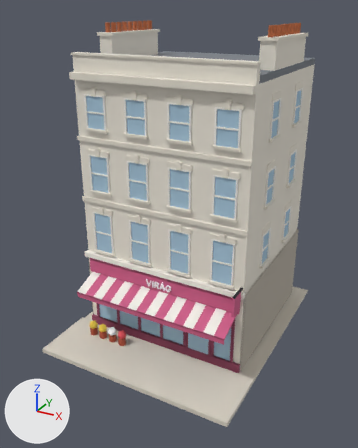
One commit to the FBX model Modeller/Binalar/Dukkan_genel_virag_Hafif.fbx: the scene before it, then after it.
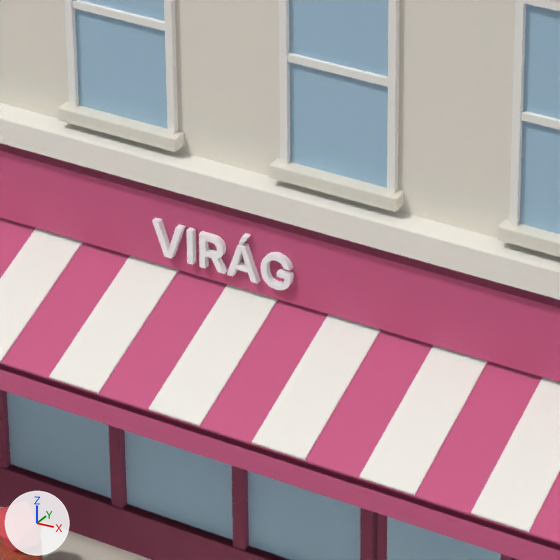
There are two pictures of each version: one whole from a 50 mm camera at (10.83, -20.76, 16.07) aimed at (-0.12, -0.85, 6.12), one close up on the part from 33% to 61% of the width and 54% to 76% of the height. The axes (+X, +Y, +Z) are drawn at lower left. The lights are the same throughout. The first two pictures are the older version. Where no turn or scale is listed for an object, it has been applied to the vertices. Vertices at exactly the same position are counted once.

Objects in the first close-up: 'Dukkan_genel_virag_Hafif'.
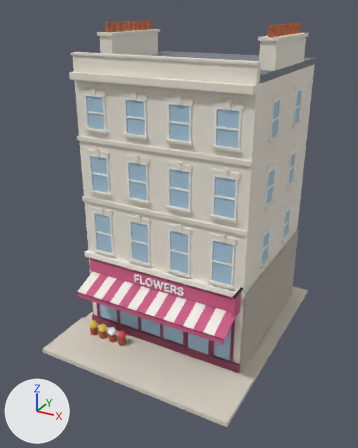
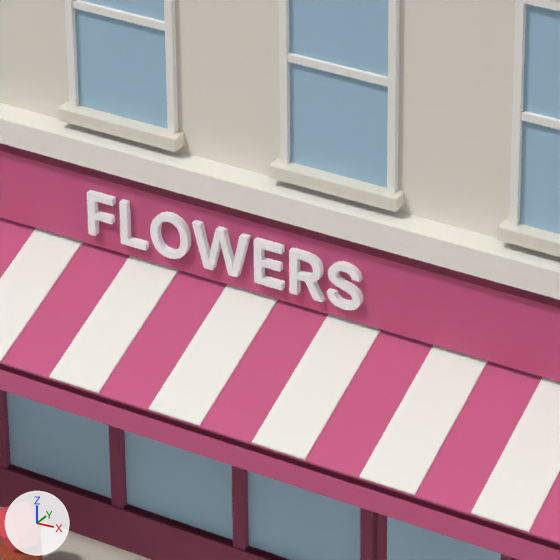
Patch to the scene script:
```diff
--- a/Modeller/Binalar/Dukkan_genel_virag_Hafif.fbx.py
+++ b/Modeller/Binalar/Dukkan_genel_virag_Hafif.fbx.py
@@ me_dukkan_genel_virag_hafif @@
 # used by ob_dukkan_genel_virag_hafif; location = (0.0, 0.0, 0.0)
-me_dukkan_genel_virag_hafif.from_pydata(...)  # 2574 vertices, 1903 faces; spans x -5.1..5.1, y -6.2..6.2, z 0.0..15.4
+me_dukkan_genel_virag_hafif.from_pydata(...)  # 2734 vertices, 2139 faces; spans x -5.1..5.1, y -6.2..6.2, z 0.0..15.4
+# me_dukkan_genel_virag_hafif part 1: a new loose piece of 124 vertices spanning x 1.0..1.4, y -3.2..-3.1, z 3.6..4.0, in mat_yazi_ffffff (white #ffffff)
+# me_dukkan_genel_virag_hafif part 2: a new loose piece of 20 vertices spanning x -1.4..-1.1, y -3.2..-3.1, z 3.6..4.0, in mat_yazi_ffffff (white #ffffff)
+# me_dukkan_genel_virag_hafif part 3: 24 vertices moved from x -0.6..0.7, y -3.2..-3.1, z 3.6..4.0 to x -0.6..0.7, y -3.2..-3.1, z 3.7..4.0; 150 vertices removed from x -0.5..0.7, y -3.2..-3.1, z 3.6..4.0; 166 vertices added at x -1.0..1.0, y -3.2..-3.1, z 3.6..4.0
 me_dukkan_genel_virag_hafif.materials.append(mat_tkaldirim_d8d1c4)
```

Boxes [x1, y1, x2, y2] around the edits, measured in the close-ups (560 x 560 px; the box of a moved part takes in the faces that stretch with it):
part 1 of me_dukkan_genel_virag_hafif, added
    after: [327, 261, 363, 310]
part 2 of me_dukkan_genel_virag_hafif, added
    after: [87, 190, 116, 236]
part 3 of me_dukkan_genel_virag_hafif, moved or reshaped
    before: [152, 220, 294, 290]
    after: [119, 199, 325, 302]
